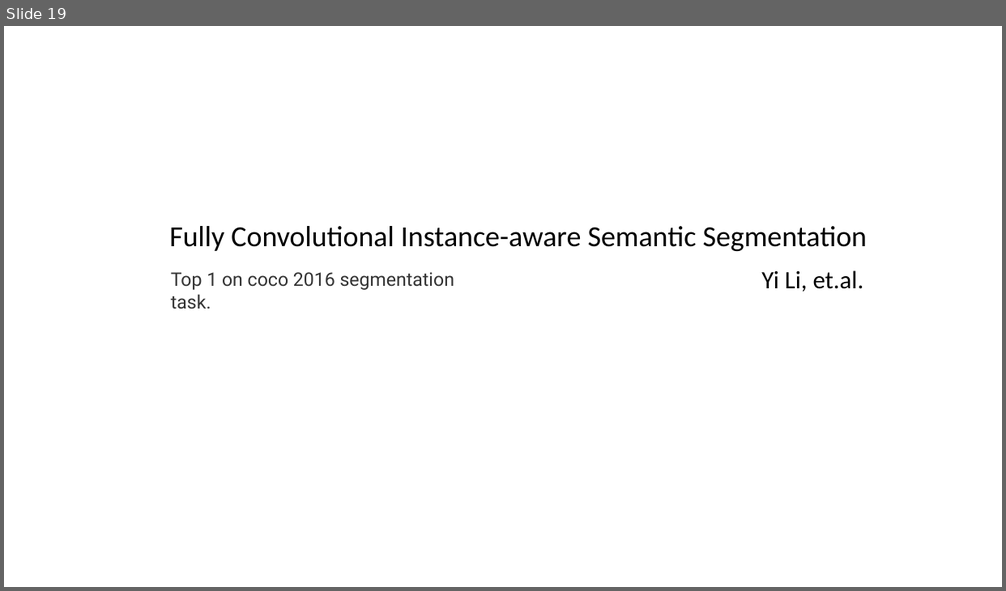
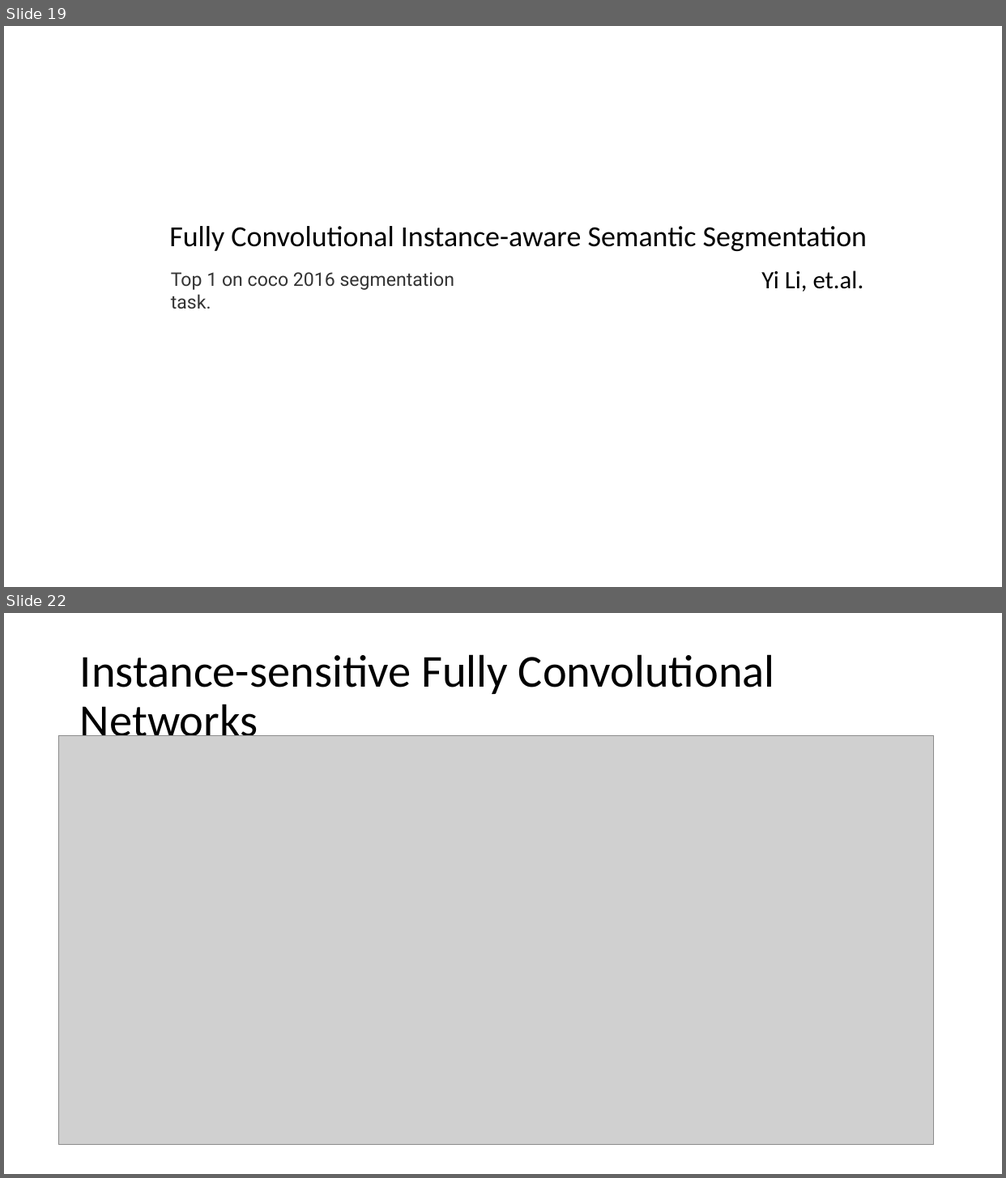
Before and after one commit to ZHAOZHIHAO/zhaozhihao.github.io, a slide deck: Image Segmentation with CNN.pptx. Shown one above the other, each under a label of ours: slide 19 before the commit, slides 19 and 22 after it; the slides between them are not shown. The pictures are 1006x591 and 1006x1178 pixels, drawn with LibreOffice and Linux fonts; fonts in the diff are those of the drawing; grey boxes stand for pictures. Boxes give left, top, right and bottom in pixels: in the first picture for what was removed or moved away, otherwise in the second. Text is boxed around its words. In the diff, an @@ line names an element or a change of style, - is before the commit and + after.

Commit message:
Modify Image segmentation with CNN

```diff
--- a/Image Segmentation with CNN.pptx
+++ b/Image Segmentation with CNN.pptx
@@ slide 22 added at (4,613,1002,1174), background #FFFFFF @@
@@ title added at (80,654,775,747), 44 pt, text #000000 @@
+Instance-sensitive Fully Convolutional Networks
@@ picture added at (58,736,933,1144) @@
```
Also in this commit, not shown: 3 slides changed, 1 other slide added, 1 slide removed.
